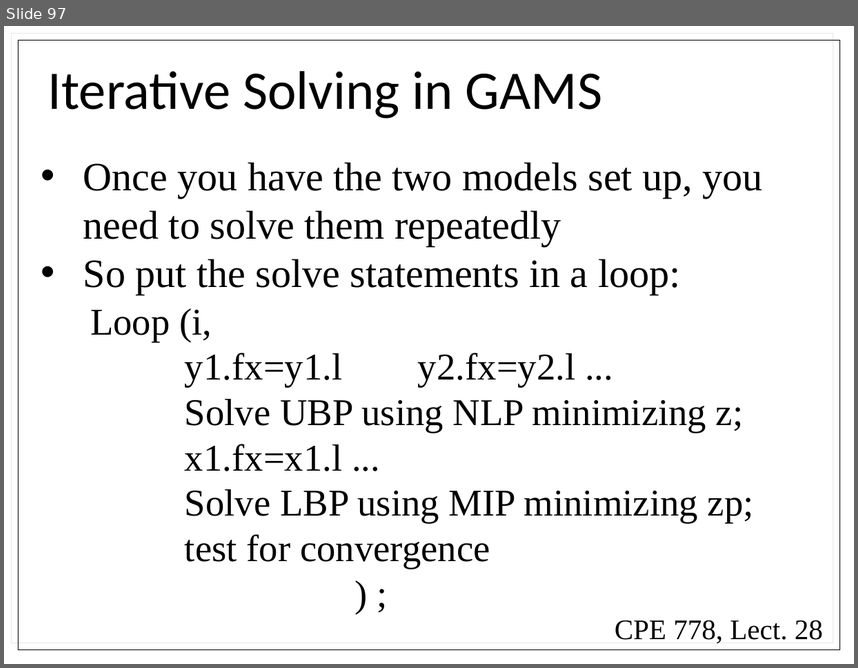
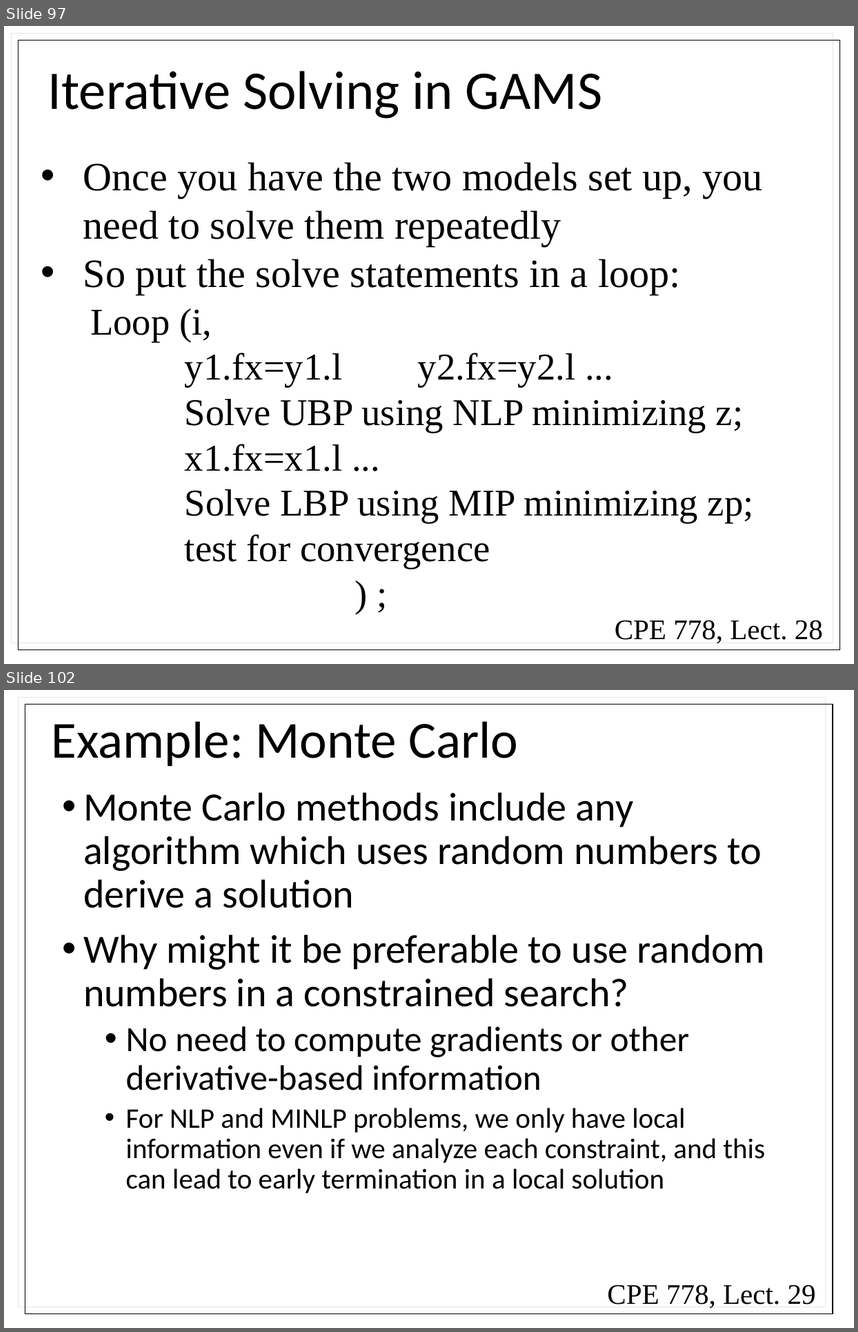
Before and after one commit to powersthegreat/CPE_778, a slide deck: exams/exam_2/Lectures/Combined Lectures.pptx. Shown one above the other, each under a label of ours: slide 97 before the commit, slides 97 and 102 after it; the slides between them are not shown. The pictures are 858x668 and 858x1332 pixels, drawn with LibreOffice and Linux fonts; fonts in the diff are those of the drawing. Boxes give left, top, right and bottom in pixels: in the first picture for what was removed or moved away, otherwise in the second. Text is boxed around its words. In the diff, an @@ line names an element or a change of style, - is before the commit and + after.

```diff
--- a/exams/exam_2/Lectures/Combined Lectures.pptx
+++ b/exams/exam_2/Lectures/Combined Lectures.pptx
@@ slide 102 added at [4,690,854,1328], background #FFFFFF @@
@@ rectangle added at [25,704,833,1314], outline #000000 0.75 pt @@
@@ title added at [52,721,518,766], 44 pt, text #000000 @@
+Example: Monte Carlo
@@ text added at [83,792,765,1193], 34 pt, text #000000 @@
+• Monte Carlo methods include any algorithm which uses random numbers to derive a solution
+• Why might it be preferable to use random numbers in a constrained search?
+  • No need to compute gradients or other derivative-based information
+  • For NLP and MINLP problems, we only have local information even if we analyze each constraint, and this can lead to early termination in a local solution
@@ text added at [607,1284,816,1308], 24 pt, text #000000 @@
+CPE 778, Lect. 29
```
Also in this commit, not shown: 29 other slides added, 3 other files.
